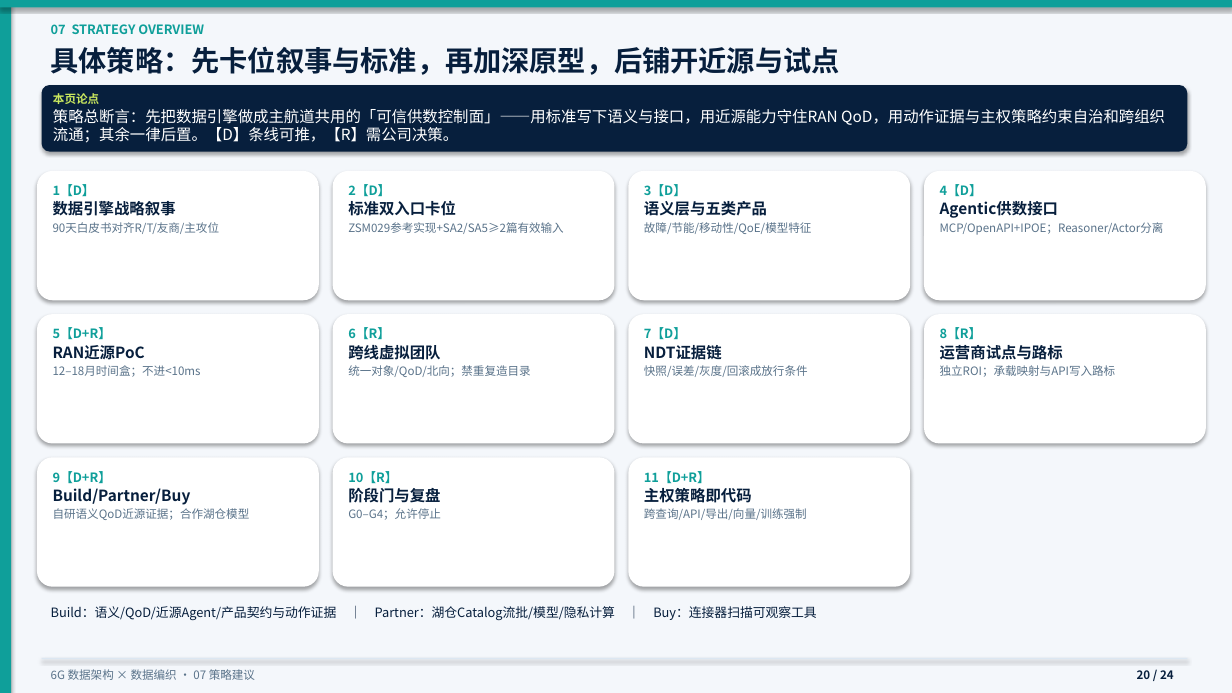
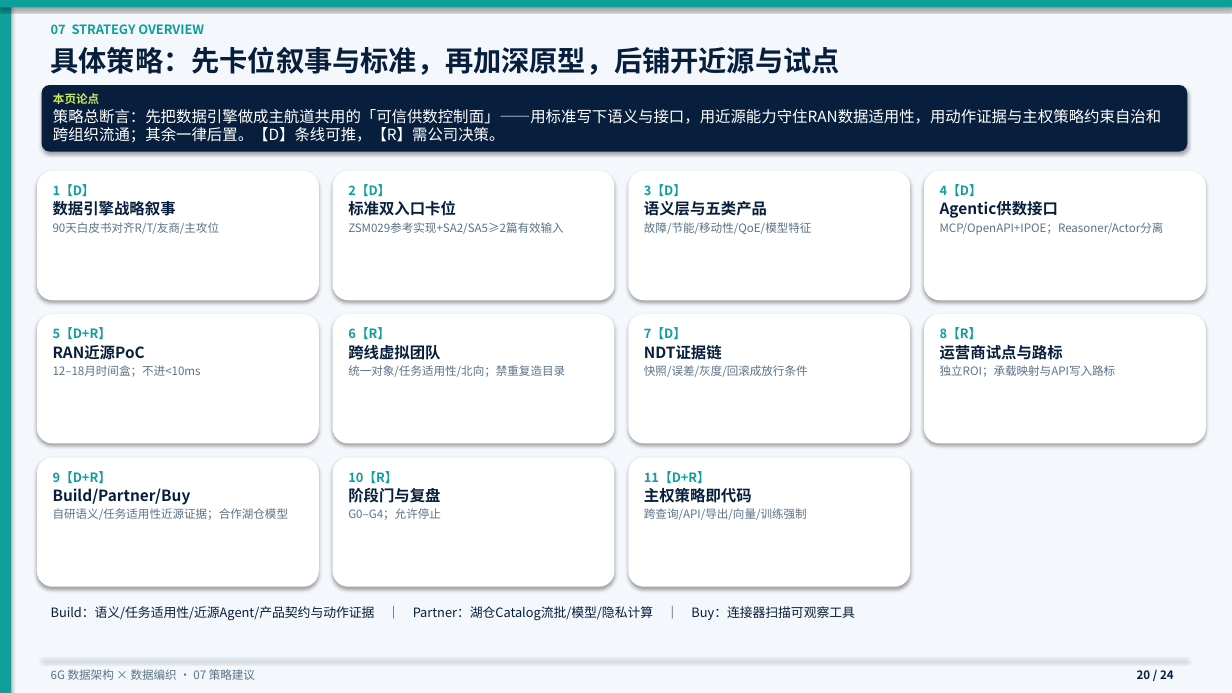
Before and after one commit to newmanxiang/6GDataPlane, a slide deck: slide 20 of reports/6g-data-fabric-strategy-deck.pptx. Drawn at 1232x693 pixels with LibreOffice and Linux fonts; fonts in the diff are those of the drawing. Boxes give left, top, right and bottom in pixels: in the first picture for what was removed or moved away, otherwise in the second. Text is boxed around its words. In the diff, an @@ line names an element or a change of style, - is before the commit and + after.

```diff
--- a/reports/6g-data-fabric-strategy-deck.pptx
+++ b/reports/6g-data-fabric-strategy-deck.pptx
@@ text in rounded rectangle at bbox=[53, 109, 1161, 143]: text changed @@
-策略总断言：先把数据引擎做成主航道共用的「可信供数控制面」——用标准写下语义与接口，用近源能力守住RAN QoD，用动作证据与主权策略约束自治和跨组织流通；其余一律后置。【D】条线可推，【R】需公司决策。
+策略总断言：先把数据引擎做成主航道共用的「可信供数控制面」——用标准写下语义与接口，用近源能力守住RAN数据适用性，用动作证据与主权策略约束自治和跨组织流通；其余一律后置。【D】条线可推，【R】需公司决策。
@@ text in rounded rectangle at bbox=[348, 365, 565, 377]: text changed @@
-统一对象/QoD/北向；禁重复造目录
+统一对象/任务适用性/北向；禁重复造目录
@@ text in rounded rectangle at bbox=[53, 508, 289, 520]: text changed @@
-自研语义QoD近源证据；合作湖仓模型
+自研语义/任务适用性近源证据；合作湖仓模型
@@ text at bbox=[51, 606, 854, 620]: text changed @@
-Build：语义/QoD/近源Agent/产品契约与动作证据 ｜ Partner：湖仓Catalog流批/模型/隐私计算 ｜ Buy：连接器扫描可观察工具
+Build：语义/任务适用性/近源Agent/产品契约与动作证据 ｜ Partner：湖仓Catalog流批/模型/隐私计算 ｜ Buy：连接器扫描可观察工具
```
Also in this commit, not shown: 19 other slides changed, 3 other files.
